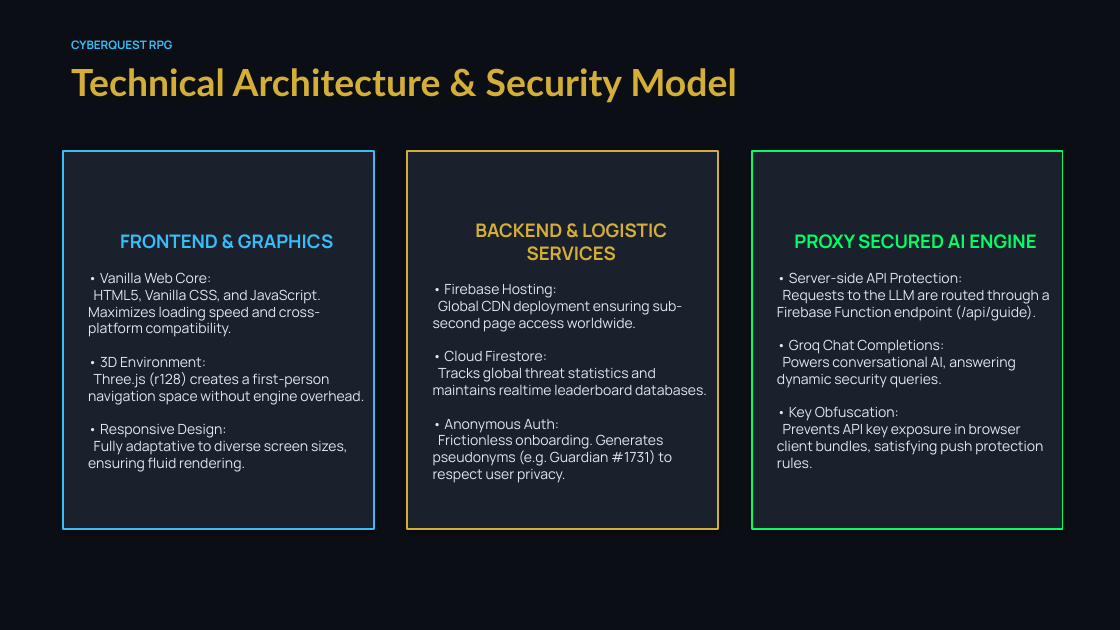
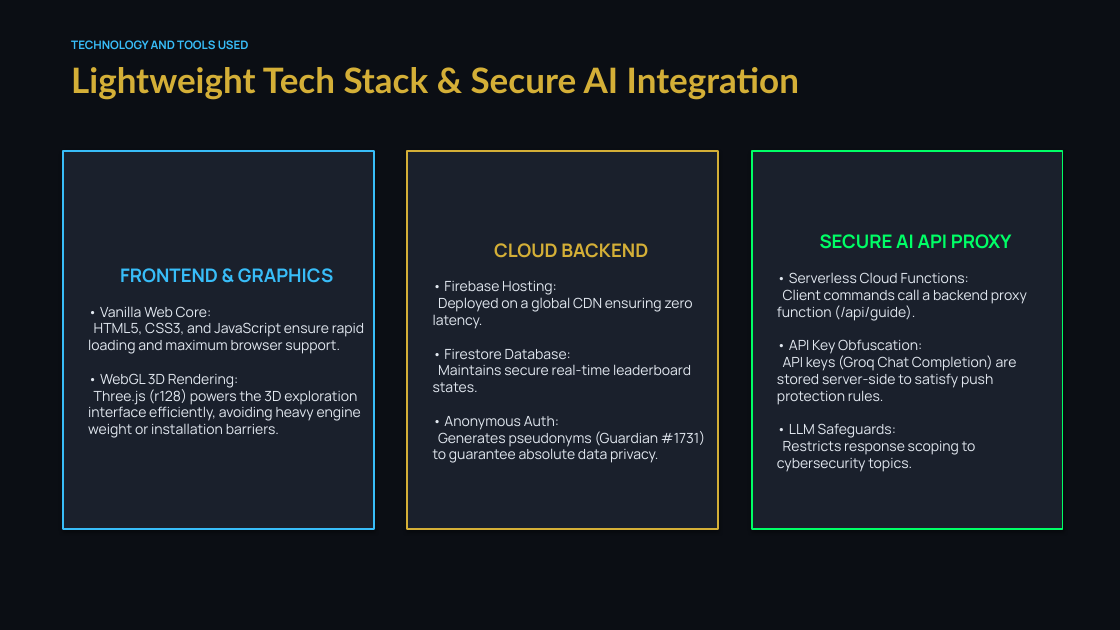
Before and after one commit to YashovardhanReddy001/cyberquest-rpg, a slide deck: slide 5 of docs/cyberquest_presentation.pptx (slide 7 before the commit). Drawn at 1120x630 pixels with LibreOffice and Linux fonts; fonts in the diff are those of the drawing. Boxes give left, top, right and bottom in pixels: in the first picture for what was removed or moved away, otherwise in the second. Text is boxed around its words. In the diff, an @@ line names an element or a change of style, - is before the commit and + after.

```diff
--- a/docs/cyberquest_presentation.pptx
+++ b/docs/cyberquest_presentation.pptx
@@ text at bbox=[71, 40, 249, 49]: text changed @@
-CYBERQUEST RPG
+TECHNOLOGY AND TOOLS USED
@@ text at bbox=[71, 67, 799, 100]: text changed; size 32 to 30 pt @@
-Technical Architecture & Security Model
+Lightweight Tech Stack & Secure AI Integration
@@ text in rectangle at bbox=[777, 234, 1027, 472]: text changed @@
-PROXY SECURED AI ENGINE
-• Server-side API Protection:
-Requests to the LLM are routed through a Firebase Function endpoint (/api/guide).
-• Groq Chat Completions:
-Powers conversational AI, answering dynamic security queries.
-• Key Obfuscation:
-Prevents API key exposure in browser client bundles, satisfying push protection rules.
+SECURE AI API PROXY
+• Serverless Cloud Functions:
+Client commands call a backend proxy function (/api/guide).
+• API Key Obfuscation:
+API keys (Groq Chat Completion) are stored server-side to satisfy push protection rules.
+• LLM Safeguards:
+Restricts response scoping to cybersecurity topics.
@@ text in rectangle at bbox=[433, 243, 706, 463]: text changed @@
-BACKEND & LOGISTIC SERVICES
-• Firebase Hosting:
-Global CDN deployment ensuring sub-second page access worldwide.
-• Cloud Firestore:
-Tracks global threat statistics and maintains realtime leaderboard databases.
-• Anonymous Auth:
-Frictionless onboarding. Generates pseudonyms (e.g. Guardian #1731) to respect user privacy.
+CLOUD BACKEND
+• Firebase Hosting:
+Deployed on a global CDN ensuring zero latency.
+• Firestore Database:
+Maintains secure real-time leaderboard states.
+• Anonymous Auth:
+Generates pseudonyms (Guardian #1731) to guarantee absolute data privacy.
@@ text in rectangle at bbox=[88, 306, 364, 438]: text changed @@
-• Vanilla Web Core:
-HTML5, Vanilla CSS, and JavaScript. Maximizes loading speed and cross-platform compatibility.
-• 3D Environment:
-Three.js (r128) creates a first-person navigation space without engine overhead.
-• Responsive Design:
-Fully adaptative to diverse screen sizes, ensuring fluid rendering.
+• Vanilla Web Core:
+HTML5, CSS3, and JavaScript ensure rapid loading and maximum browser support.
+• WebGL 3D Rendering:
+Three.js (r128) powers the 3D exploration interface efficiently, avoiding heavy engine weight or installation barriers.
```
Also in this commit, not shown: 7 other slides changed, 2 slides added, 2 slides removed.
